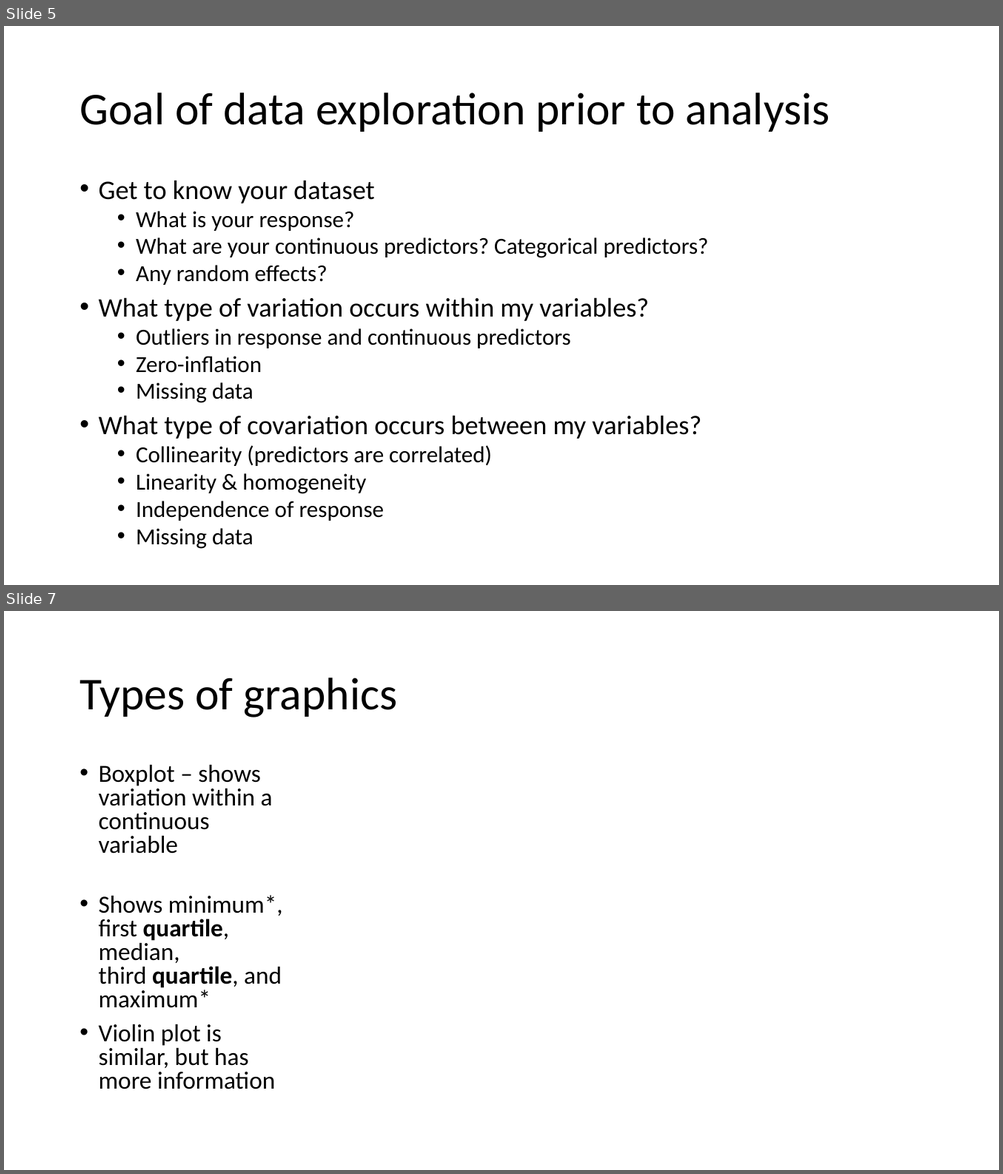
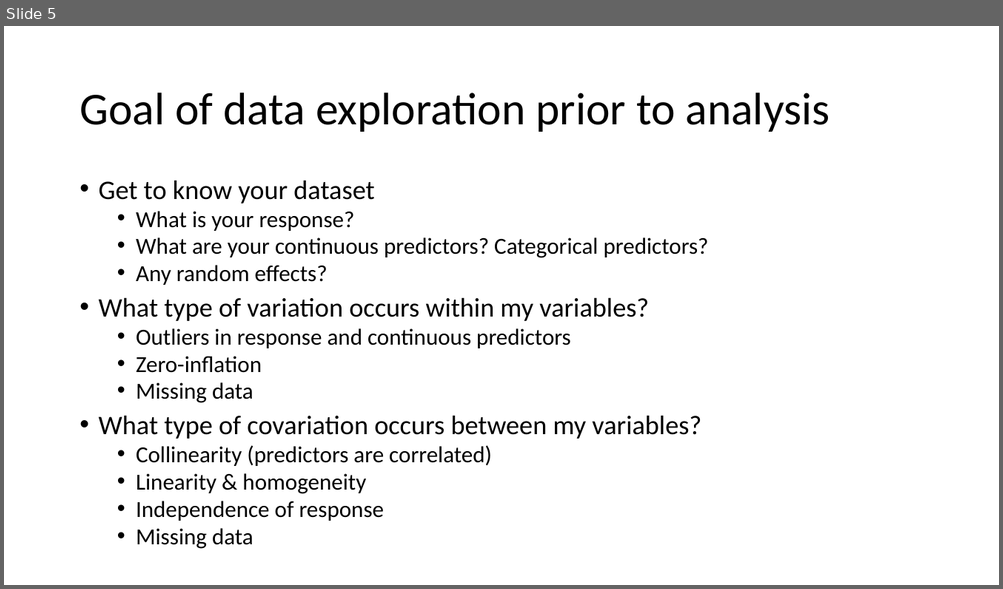
Before and after one commit to EEOB590A-Fall-2019/Course-Materials, a slide deck: 4. Data exploration/Data_exploration.pptx. Shown one above the other, each under a label of ours: slides 5 and 7 before the commit, slide 5 after it; the slides between them are not shown. The pictures are 1003x1174 and 1003x589 pixels, drawn with LibreOffice and Linux fonts; fonts in the diff are those of the drawing. Boxes give left, top, right and bottom in pixels: in the first picture for what was removed or moved away, otherwise in the second. Text is boxed around its words. In the diff, an @@ line names an element or a change of style, - is before the commit and + after.

```diff
--- a/4. Data exploration/Data_exploration.pptx
+++ b/4. Data exploration/Data_exploration.pptx
@@ slide 7 removed at [4,611,999,1170], background #FFFFFF @@
@@ title removed at [79,678,398,718] @@
-Types of graphics
@@ text removed at [99,765,283,1090] @@
-• Boxplot – shows variation within a continuous variable
-• Shows minimum*, first quartile, median, third quartile, and maximum*
-• Violin plot is similar, but has more information
```
Also in this commit, not shown: 2 other slides removed.
